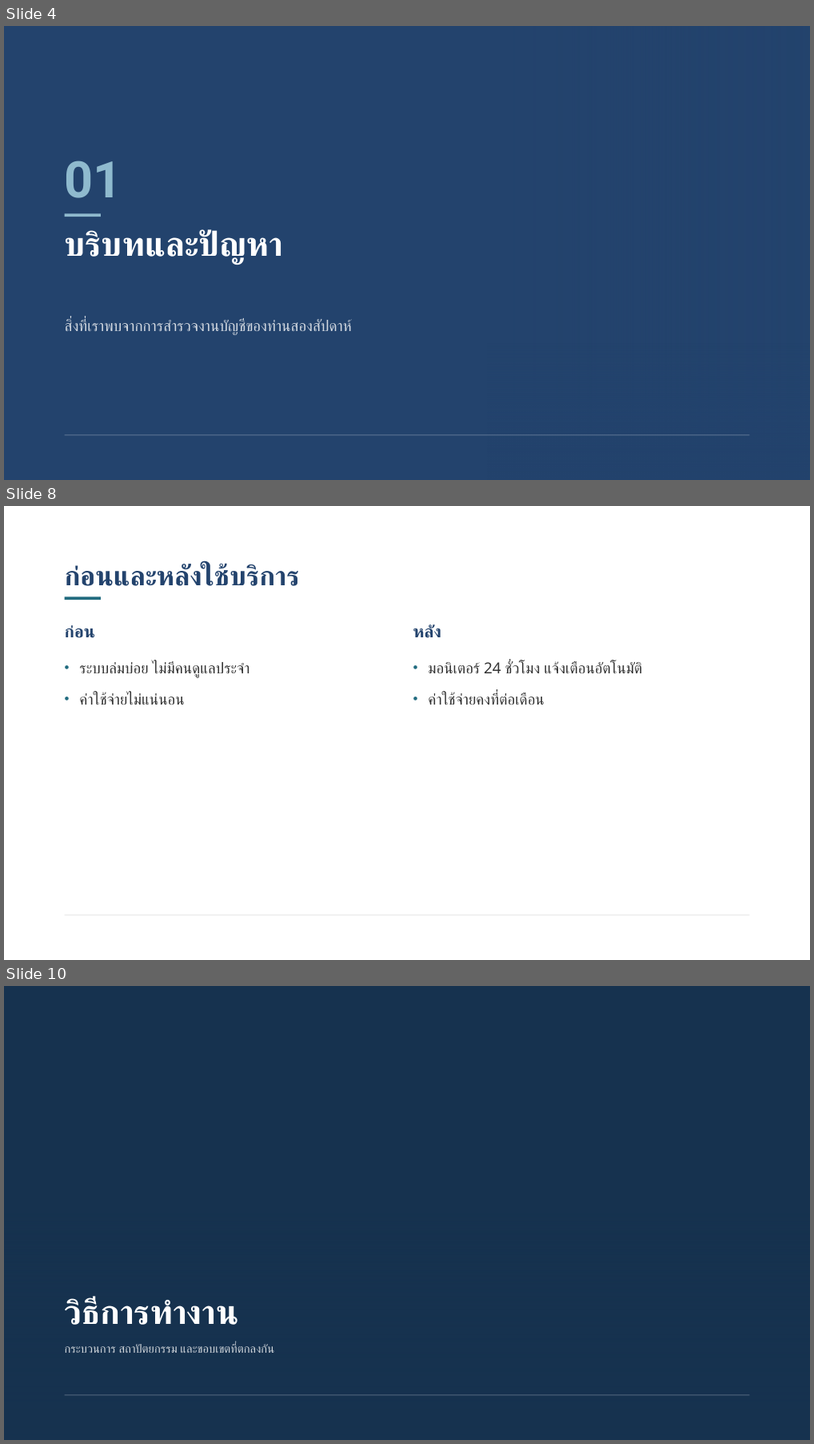
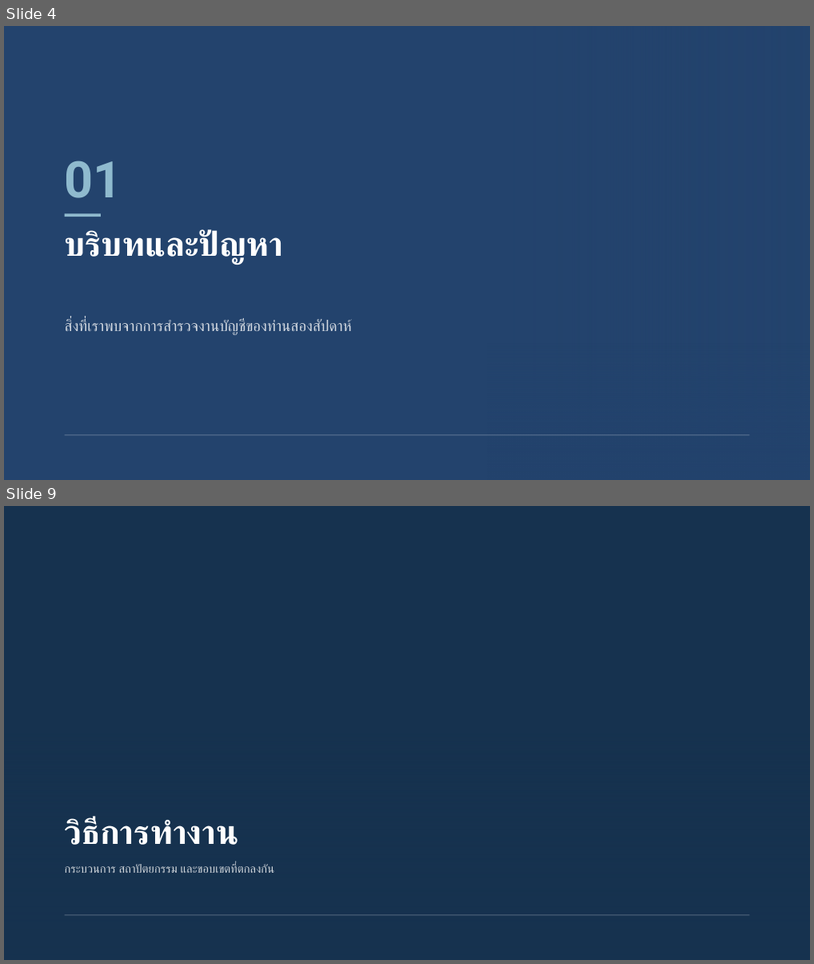
Before and after one commit to rofthanakrit-maker/nct-design-system, a slide deck: NCT-Slide-Template-Demo.pptx. Shown one above the other, each under a label of ours: slides 4, 8 and 10 before the commit, slides 4 and 9 after it; the slides between them are not shown. The pictures are 814x1444 and 814x964 pixels, drawn with LibreOffice and Linux fonts; fonts in the diff are those of the drawing; background and template pictures are left out. Boxes give left, top, right and bottom in pixels: in the first picture for what was removed or moved away, otherwise in the second. Text is boxed around its words. In the diff, an @@ line names an element or a change of style, - is before the commit and + after.

```diff
--- a/NCT-Slide-Template-Demo.pptx
+++ b/NCT-Slide-Template-Demo.pptx
@@ slide 8 removed at box(4, 506, 810, 960), background #FFFFFF @@
@@ title removed at box(65, 564, 300, 586) @@
-ก่อนและหลังใช้บริการ
@@ rectangle removed at box(65, 596, 101, 600) @@
@@ text removed at box(65, 625, 95, 638) @@
-ก่อน
@@ text removed at box(414, 624, 442, 638) @@
-หลัง
@@ text removed at box(79, 662, 250, 704) @@
-• ระบบล่มบ่อย ไม่มีคนดูแลประจำ
-• ค่าใช้จ่ายไม่แน่นอน
@@ text removed at box(428, 662, 642, 704) @@
-• มอนิเตอร์ 24 ชั่วโมง แจ้งเตือนอัตโนมัติ
-• ค่าใช้จ่ายคงที่ต่อเดือน
@@ rectangle removed at box(65, 914, 750, 915) @@
@@ what was slide 10 is now slide 9 @@
```
Also in this commit, not shown: 17 slides changed, 1 slide added, 52 other files.
